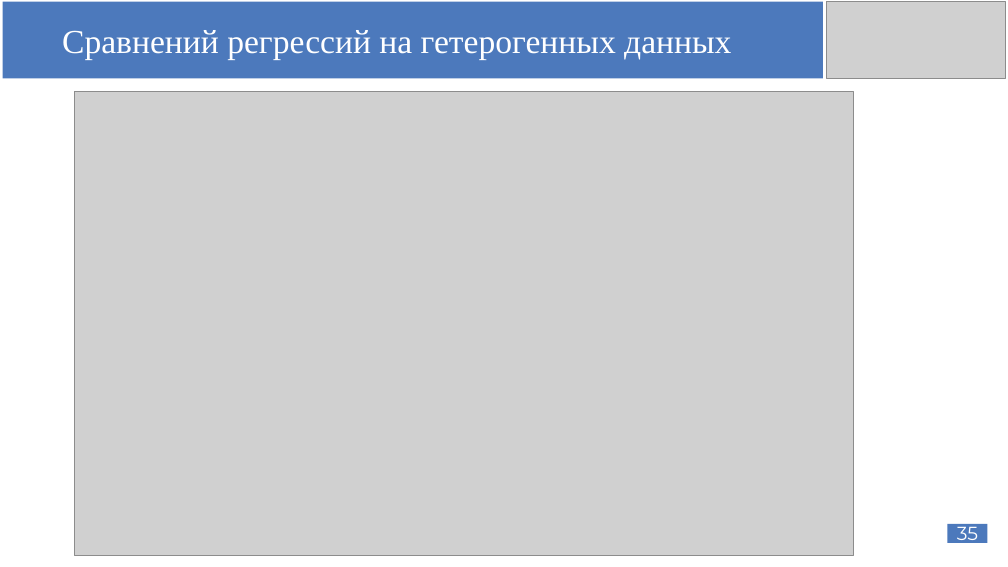
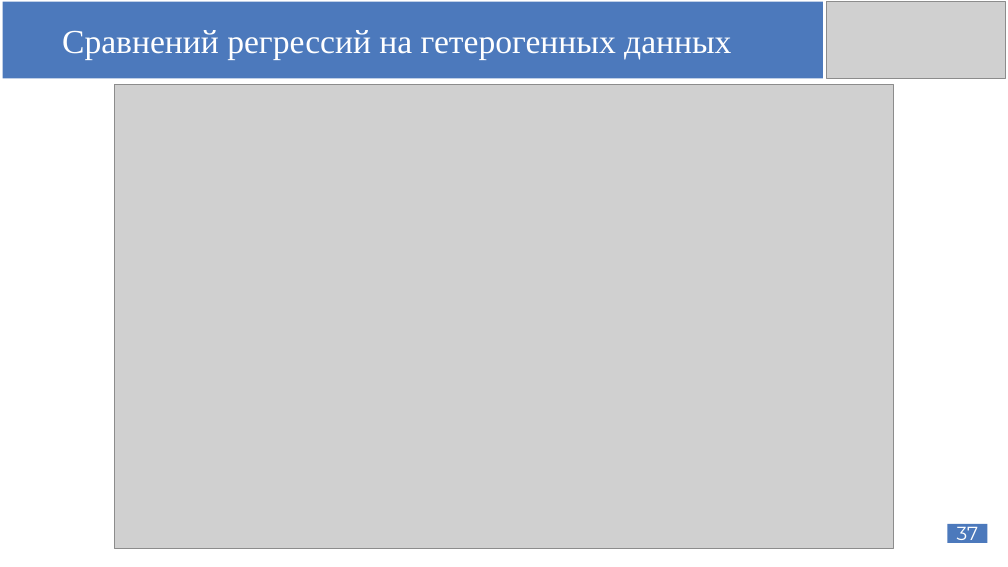
Before and after one commit to AnfimovAleksandr/mag_diploma, a slide deck: slide 37 of Защита диплома/Anfimov_diplom_shablon.pptx (slide 35 before the commit). Drawn at 1008x567 pixels with LibreOffice and Linux fonts; fonts in the diff are those of the drawing; grey boxes stand for pictures. Boxes give left, top, right and bottom in pixels: in the first picture for what was removed or moved away, otherwise in the second. Text is boxed around its words. In the diff, an @@ line names an element or a change of style, - is before the commit and + after.

```diff
--- a/Защита диплома/Anfimov_diplom_shablon.pptx
+++ b/Защита диплома/Anfimov_diplom_shablon.pptx
@@ picture: place and size @@
-picture at [74,91,853,556]
+picture at [115,84,894,549]
@@ page number at [957,522,979,546]: text changed @@
-35
+37
```
Also in this commit, not shown: 4 other slides changed, 2 slides added, 35 other files.
